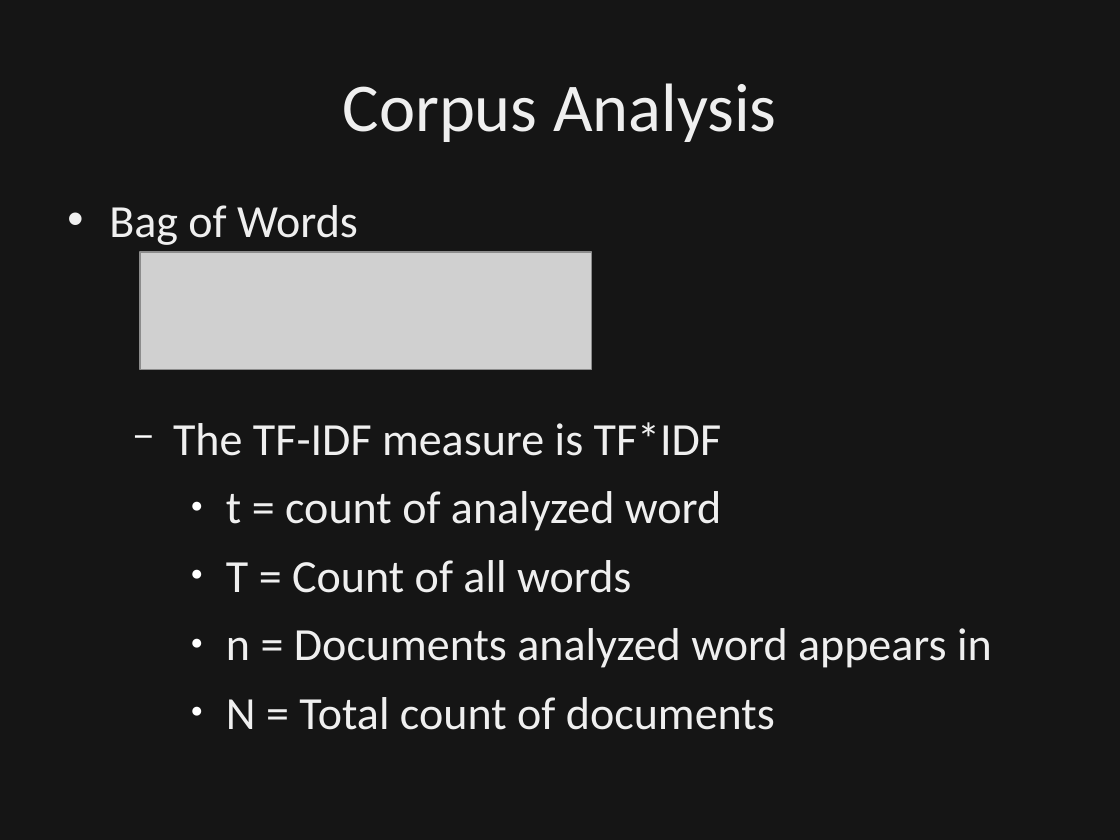
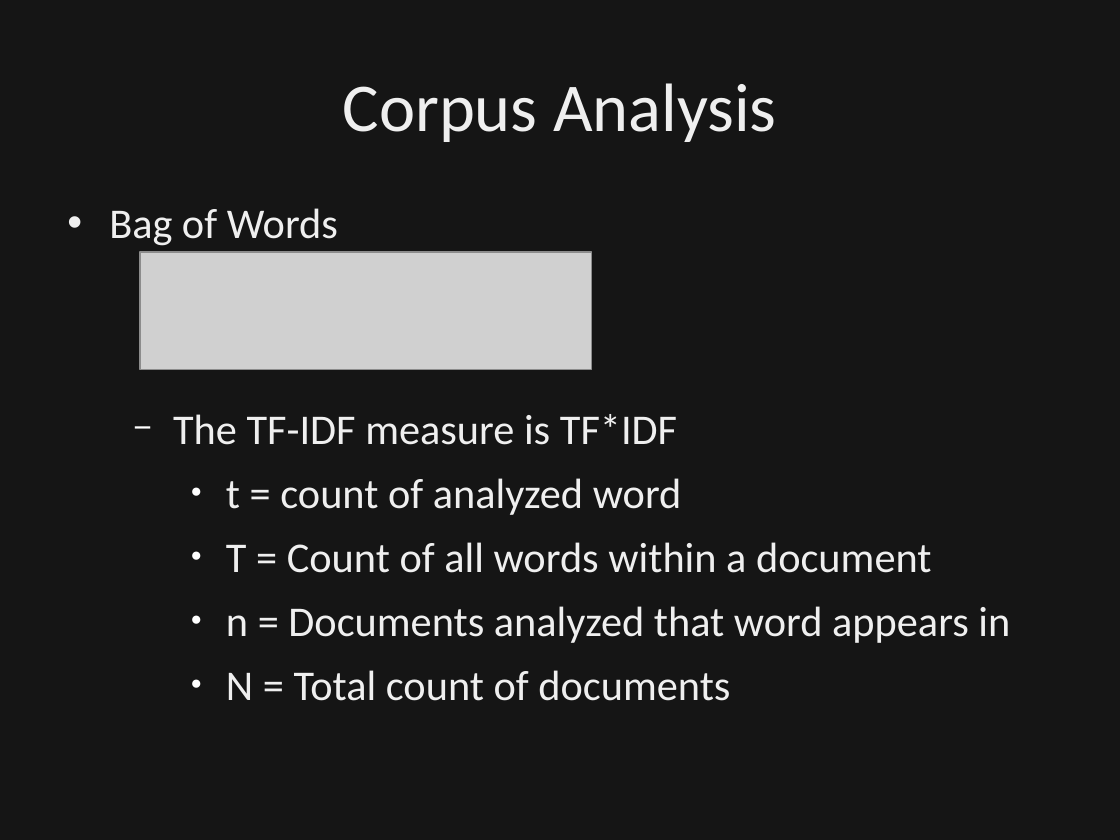
Before and after one commit to dbowmans46/PracticalProgramming, a slide deck: slide 66 of Session 7 - Python/Instructional Material/Session 7 - Python Brief Intro to NLP.odp (slide 63 before the commit). Drawn at 1120x840 pixels with LibreOffice and Linux fonts; fonts in the diff are those of the drawing; grey boxes stand for pictures; background and template pictures are left out; a plain dark background stands for a picture behind light text. Boxes give left, top, right and bottom in pixels: in the first picture for what was removed or moved away, otherwise in the second. Text is boxed around its words. In the diff, an @@ line names an element or a change of style, - is before the commit and + after.

```diff
--- a/Session 7 - Python/Instructional Material/Session 7 - Python Brief Intro to NLP.odp
+++ b/Session 7 - Python/Instructional Material/Session 7 - Python Brief Intro to NLP.odp
@@ text at [109, 208, 730, 701]: size 29.6 to 27.2 pt in "Bag of Words", "The TF-IDF measure is TF*IDF", "t = count of analyzed word", "N = Total count of documents"; line spacing 0.8 to 0.9 @@
@@ text at [226, 542, 1010, 643]: text changed; size 29.6 to 27.2 pt @@
-    ● T = Count of all words
-    ● n = Documents analyzed word appears in
+    ● T = Count of all words within a document
+    ● n = Documents analyzed that word appears in
```
Also in this commit, not shown: 5 other slides changed, 3 slides added, 1 other file.
